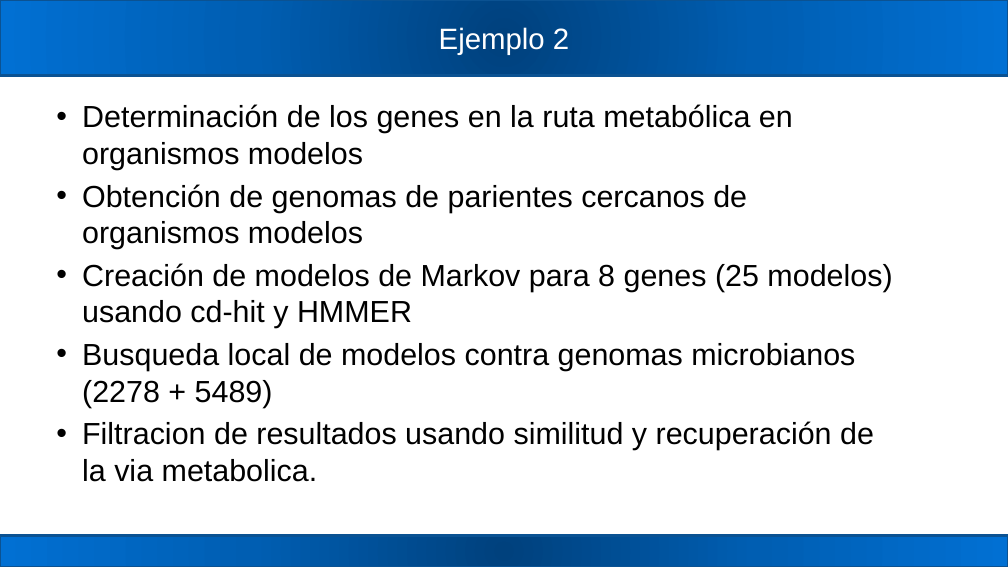
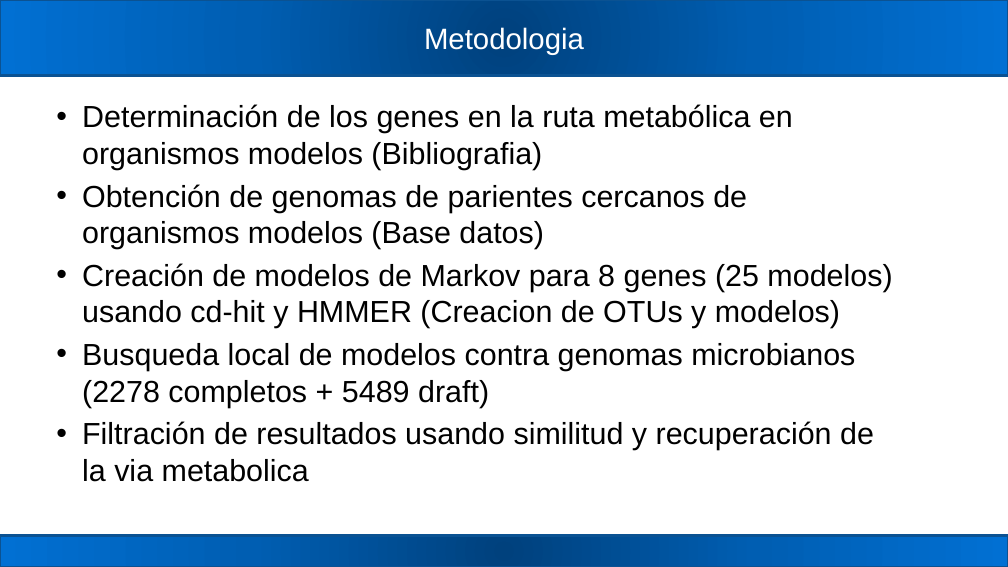
Before and after one commit to carden24/2018_Taller_Genomica_ambiental, a slide deck: slide 23 of W7_Analisis_de_genes_funcionales.pptx (slide 22 before the commit). Drawn at 1008x567 pixels with LibreOffice and Linux fonts; fonts in the diff are those of the drawing. Boxes give left, top, right and bottom in pixels: in the first picture for what was removed or moved away, otherwise in the second. Text is boxed around its words. In the diff, an @@ line names an element or a change of style, - is before the commit and + after.

```diff
--- a/W7_Analisis_de_genes_funcionales.pptx
+++ b/W7_Analisis_de_genes_funcionales.pptx
@@ title at (424, 27, 584, 55): text changed @@
-Ejemplo 2
+Metodologia
@@ text at (82, 104, 892, 482): text changed @@
-• Determinación de los genes en la ruta metabólica en organismos modelos
-• Obtención de genomas de parientes cercanos de organismos modelos
-• Creación de modelos de Markov para 8 genes (25 modelos) usando cd-hit y HMMER
-• Busqueda local de modelos contra genomas microbianos (2278 + 5489)
-• Filtracion de resultados usando similitud y recuperación de la via metabolica.
+• Determinación de los genes en la ruta metabólica en organismos modelos (Bibliografia)
+• Obtención de genomas de parientes cercanos de organismos modelos (Base datos)
+• Creación de modelos de Markov para 8 genes (25 modelos) usando cd-hit y HMMER (Creacion de OTUs y modelos)
+• Busqueda local de modelos contra genomas microbianos (2278 completos + 5489 draft)
+• Filtración de resultados usando similitud y recuperación de la via metabolica
```
Also in this commit, not shown: 2 other slides changed, 6 slides added, 5 slides removed, 1 other file.
